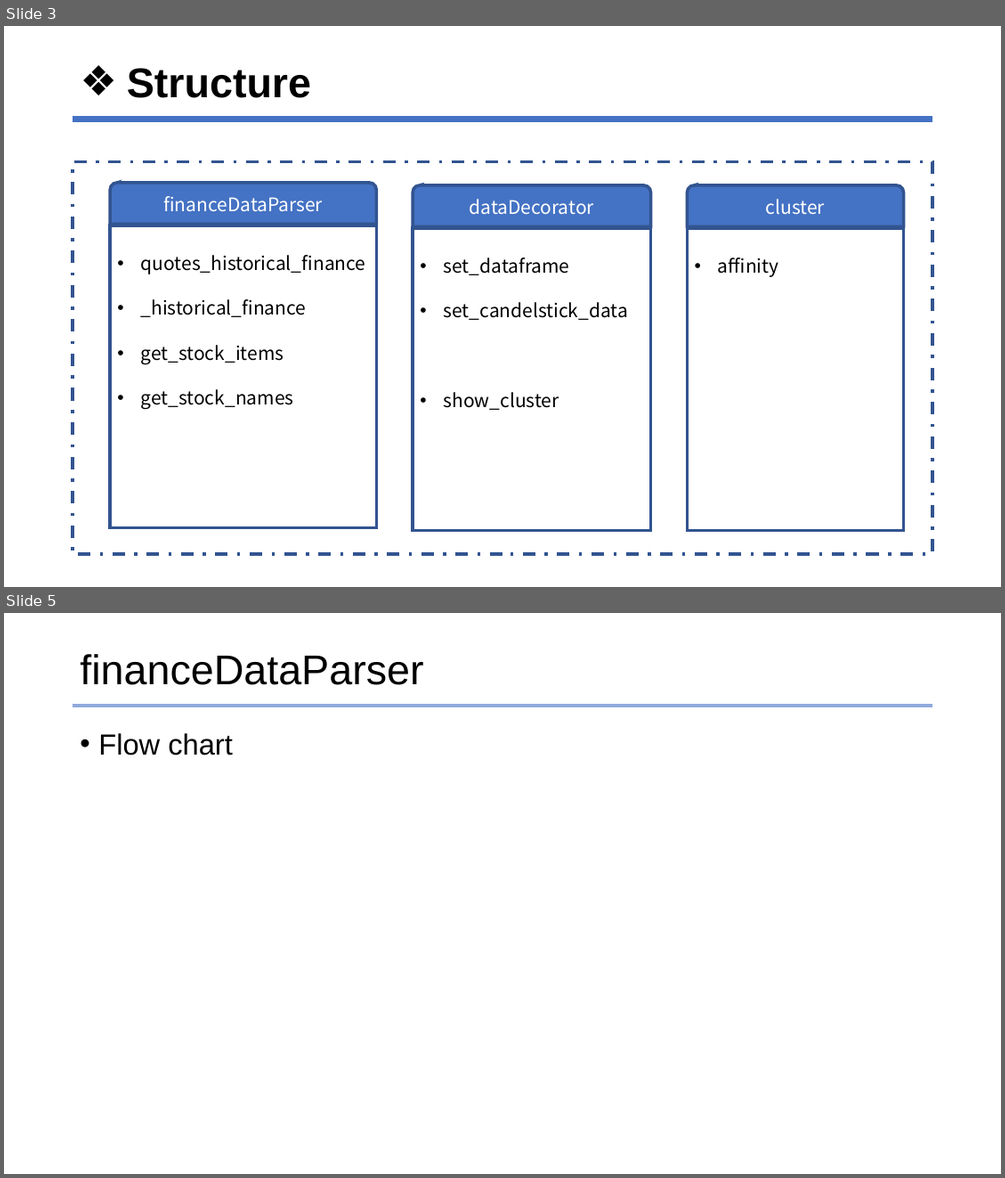
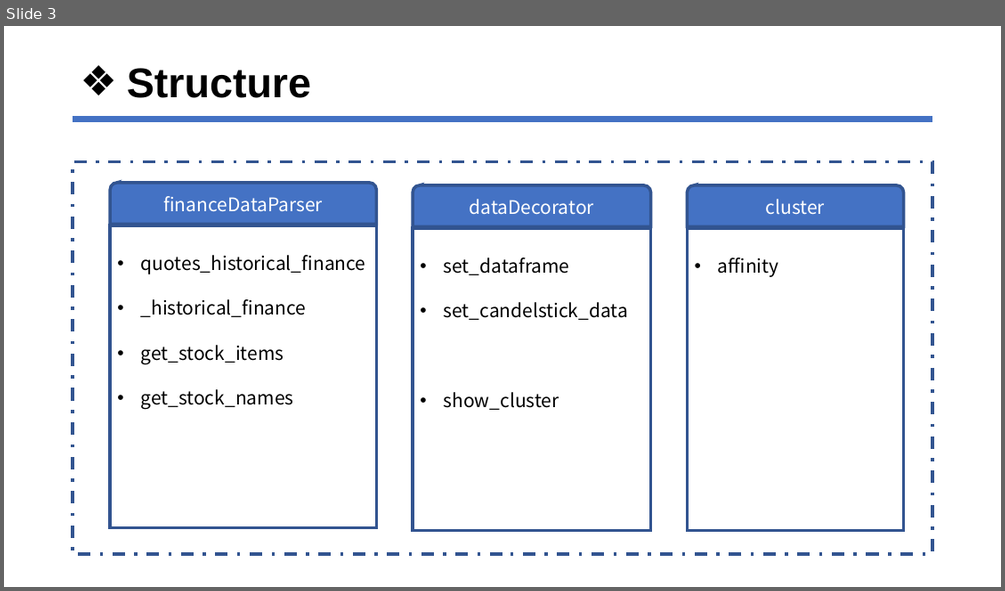
Before and after one commit to jhyun0919/skku_python_proj, a slide deck: etc/skku_term_proj.pptx. Shown one above the other, each under a label of ours: slides 3 and 5 before the commit, slide 3 after it; the slides between them are not shown. The pictures are 1005x1178 and 1005x591 pixels, drawn with LibreOffice and Linux fonts; fonts in the diff are those of the drawing. Boxes give left, top, right and bottom in pixels: in the first picture for what was removed or moved away, otherwise in the second. Text is boxed around its words. In the diff, an @@ line names an element or a change of style, - is before the commit and + after.

```diff
--- a/etc/skku_term_proj.pptx
+++ b/etc/skku_term_proj.pptx
@@ slide 5 removed at bbox=[4, 613, 1001, 1174], background #FFFFFF @@
@@ title removed at bbox=[80, 654, 423, 685] @@
-financeDataParser
@@ line removed from (73, 706) to (933, 706) @@
@@ text removed at bbox=[98, 733, 233, 755] @@
-• Flow chart
```
Also in this commit, not shown: 8 slides changed, 11 slides added, 4 other slides removed, 4 other files.
